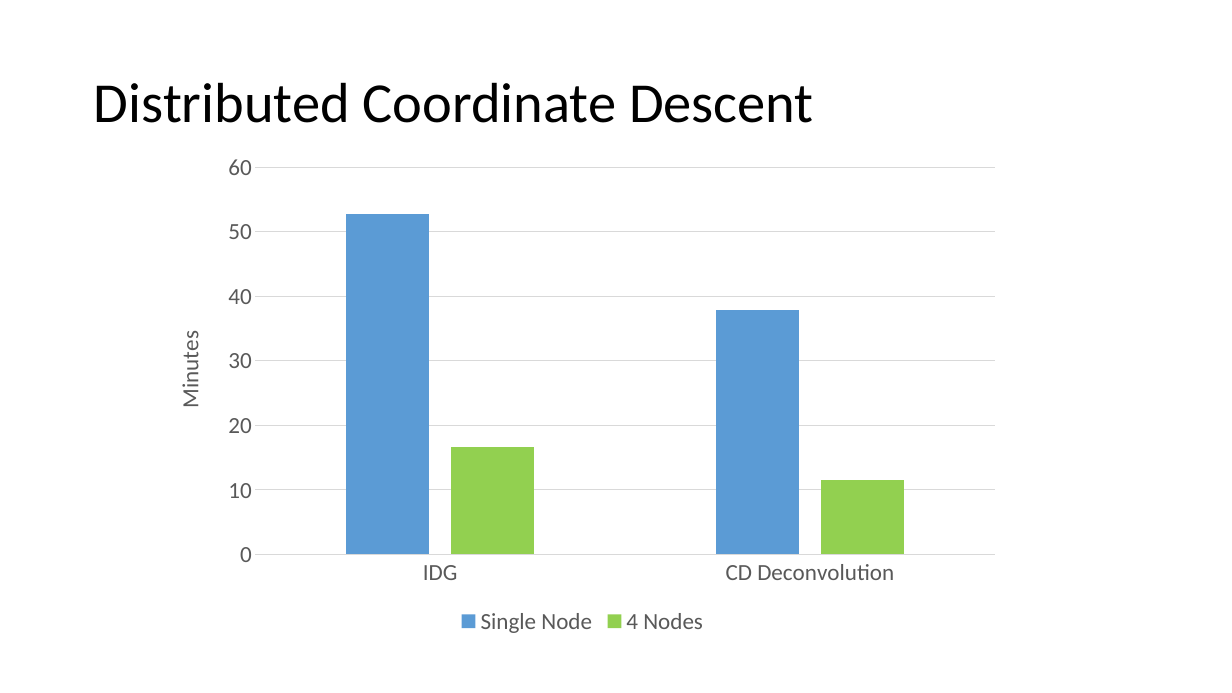
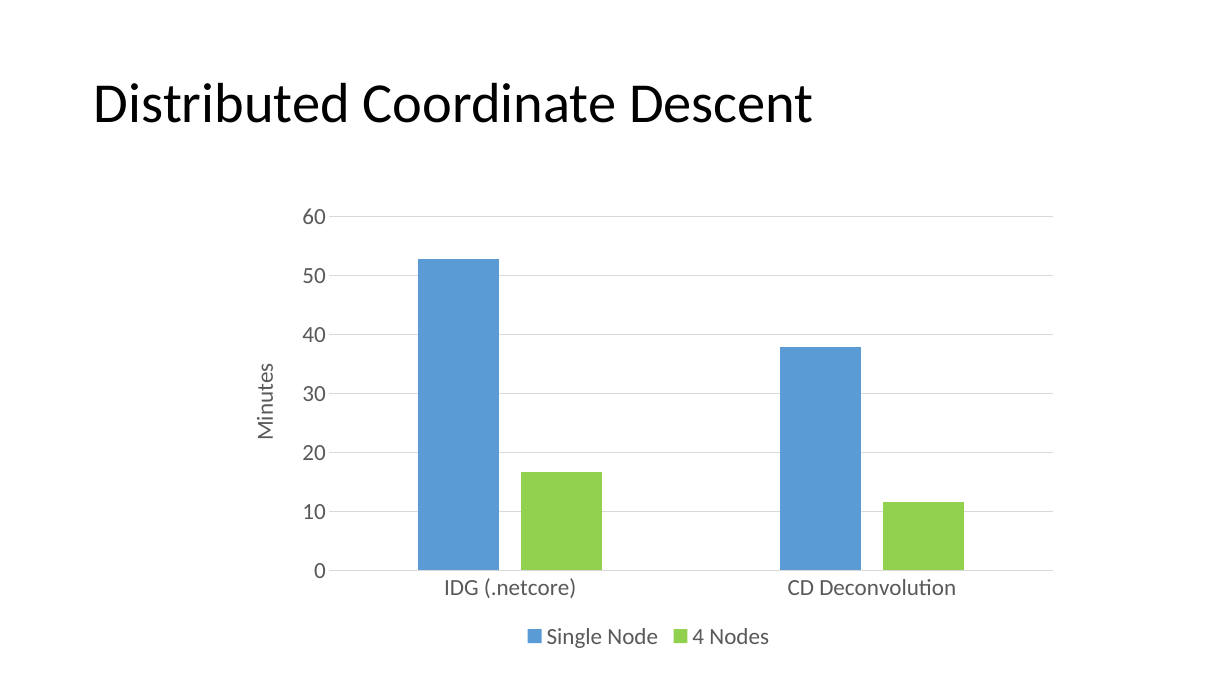
Before and after one commit to lord-blueberry/p9-doc, a slide deck: slide 12 of SKA-Days/pp.pptx. Drawn at 1232x693 pixels with LibreOffice and Linux fonts; fonts in the diff are those of the drawing. Boxes give left, top, right and bottom in pixels: in the first picture for what was removed or moved away, otherwise in the second. Text is boxed around its words. In the diff, an @@ line names an element or a change of style, - is before the commit and + after.

```diff
--- a/SKA-Days/pp.pptx
+++ b/SKA-Days/pp.pptx
@@ column chart at [227, 193, 1070, 655] @@
-categories: IDG, CD Deconvolution
+categories: IDG (.netcore), CD Deconvolution
@@ column chart: place and size @@
-column chart at [152, 143, 1012, 640]
+column chart at [227, 193, 1070, 655]
```
Also in this commit, not shown: 9 other slides changed, 3 slides removed, 13 other files.
